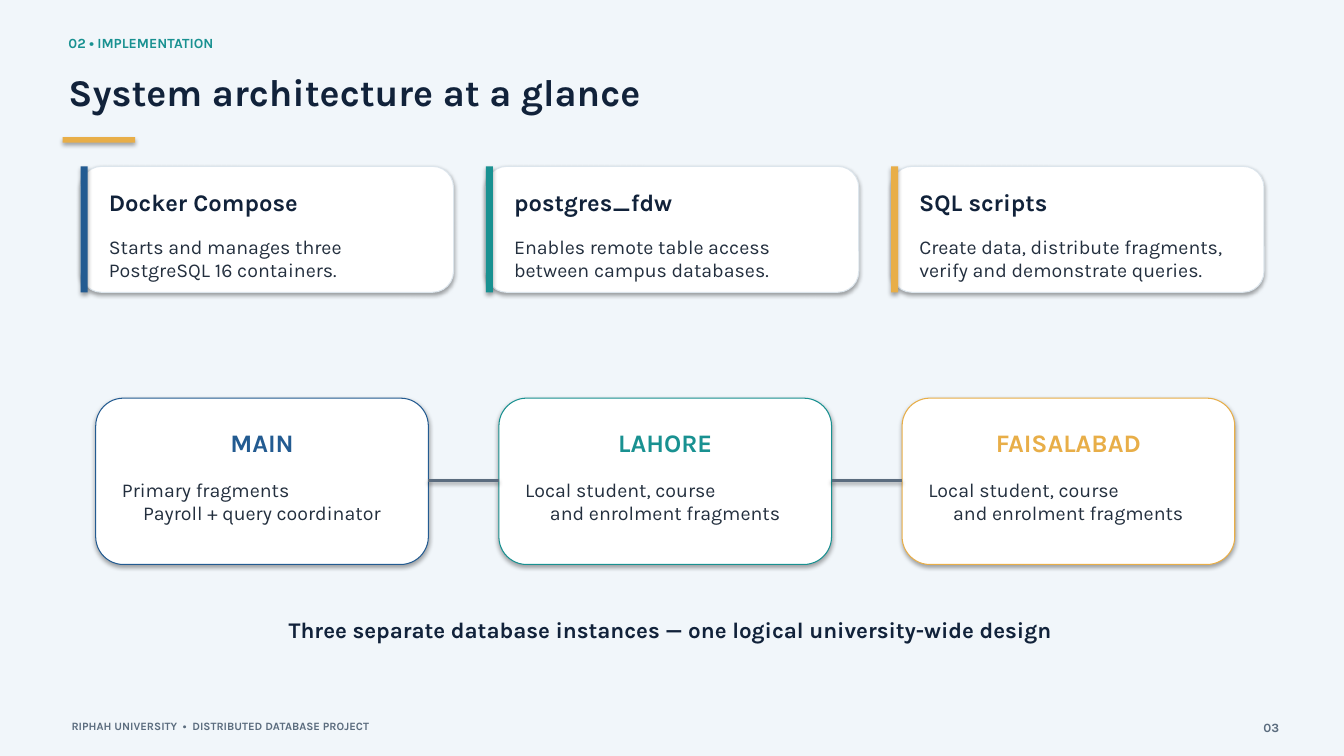
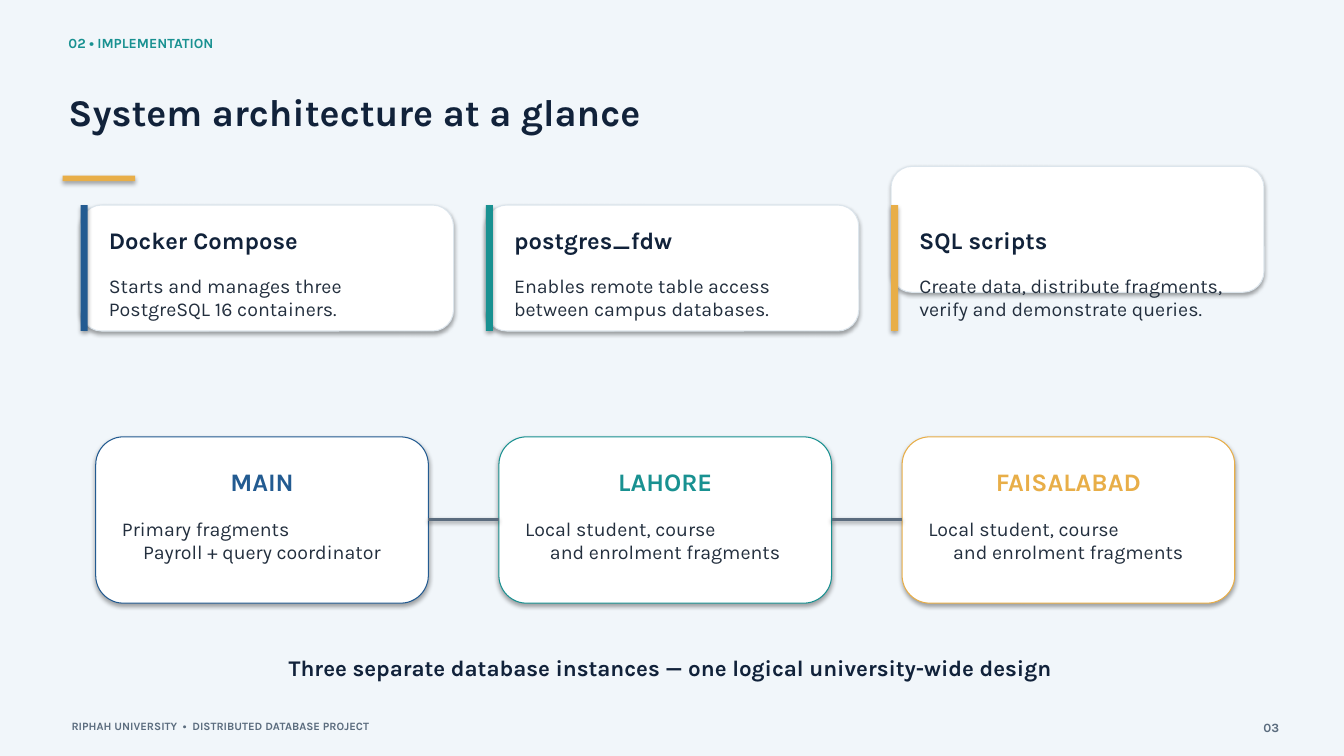
Before and after one commit to AbdulMooiz/Distrubuted_Database_for_Riphah_University, a slide deck: slide 3 of Project Presentation.pptx. Drawn at 1344x756 pixels with LibreOffice and Linux fonts; fonts in the diff are those of the drawing. Boxes give left, top, right and bottom in pixels: in the first picture for what was removed or moved away, otherwise in the second. Text is boxed around its words. In the diff, an @@ line names an element or a change of style, - is before the commit and + after.

```diff
--- a/Project Presentation.pptx
+++ b/Project Presentation.pptx
@@ text "System architecture at a glance" moved from (x1=68, y1=79, x2=640, y2=115) to (x1=68, y1=99, x2=640, y2=136) @@
@@ 13 texts, 5 rounded rectangles, 4 rectangles, 2 lines moved together from (x1=63, y1=137, x2=1235, y2=644) to (x1=63, y1=175, x2=1235, y2=682) @@
```
Also in this commit, not shown: 7 other slides changed, 2 other files.
